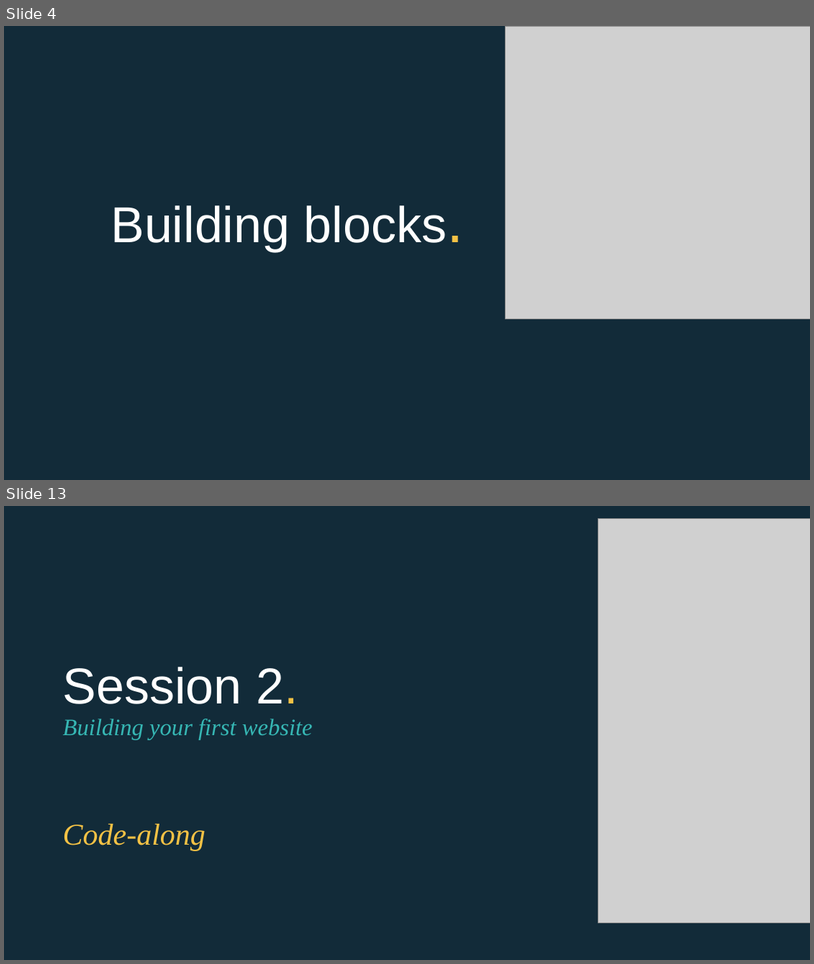
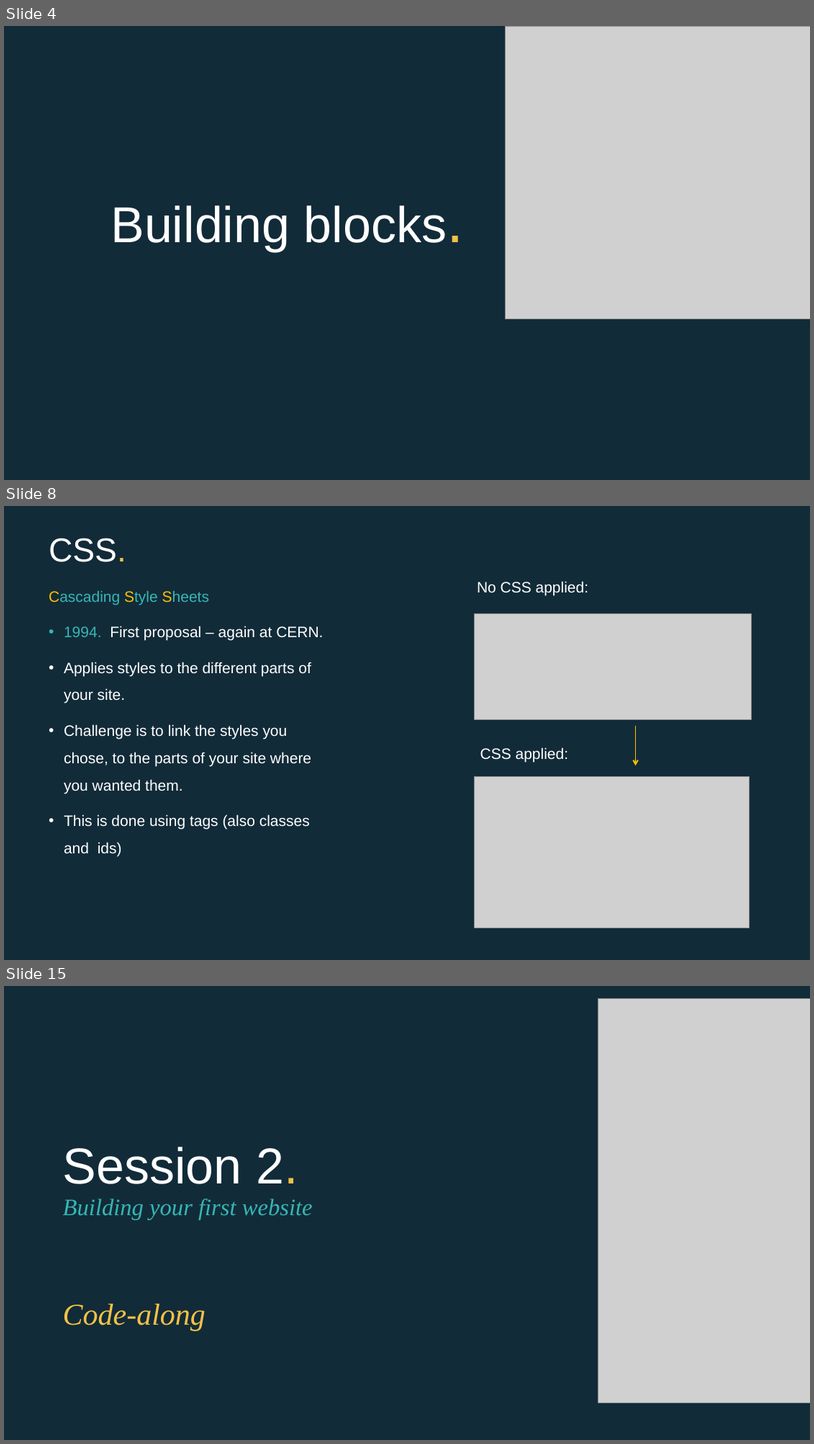
Before and after one commit to EconomicsObservatory/courses, a slide deck: 2/s2_Building_your_first_website.pptx. Shown one above the other, each under a label of ours: slides 4 and 13 before the commit, slides 4, 8 and 15 after it; the slides between them are not shown. The pictures are 814x964 and 814x1444 pixels, drawn with LibreOffice and Linux fonts; fonts in the diff are those of the drawing; grey boxes stand for pictures. Boxes give left, top, right and bottom in pixels: in the first picture for what was removed or moved away, otherwise in the second. Text is boxed around its words. In the diff, an @@ line names an element or a change of style, - is before the commit and + after.

```diff
--- a/2/s2_Building_your_first_website.pptx
+++ b/2/s2_Building_your_first_website.pptx
@@ slide 8 added at bbox=[4, 506, 810, 960], background #122B39 @@
@@ title added at bbox=[49, 538, 126, 562], 39.6 pt, text #FFFFFF @@
+CSS.
@@ text added at bbox=[49, 591, 323, 856], 18 pt, text #FFFFFF @@
+Cascading Style Sheets
+• 1994. First proposal – again at CERN.
+• Applies styles to the different parts of your site.
+• Challenge is to link the styles you chose, to the parts of your site where you wanted them.
+• This is done using tags (also classes and ids)
@@ text added at bbox=[477, 581, 589, 596], 18 pt, text #FFFFFF @@
+No CSS applied:
@@ picture added at bbox=[475, 614, 751, 719] @@
@@ arrow added from (636, 726) to (636, 765), #FFC000 1.5 pt @@
@@ text added at bbox=[481, 747, 569, 762], 18 pt, text #FFFFFF @@
+CSS applied:
@@ picture added at bbox=[475, 777, 750, 928] @@
@@ what was slide 13 is now slide 15 @@
```
Also in this commit, not shown: 5 slides changed, 3 other slides added, 2 slides removed, 4 other files.
